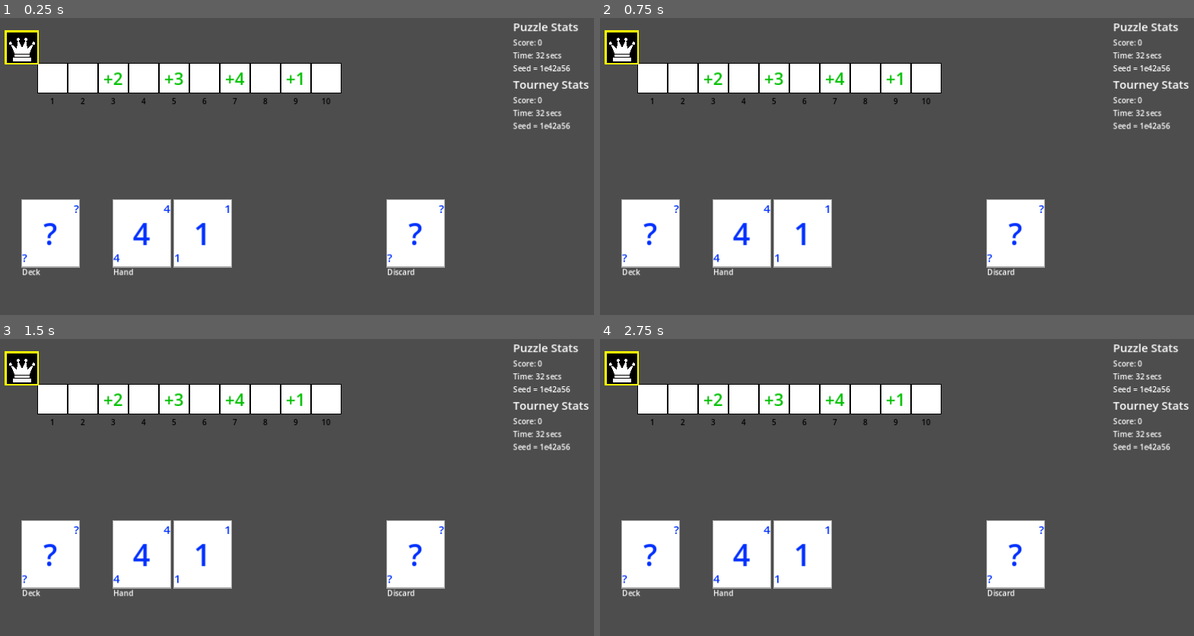
Above: before the commit, frames 1-4 (two rows, left to right).
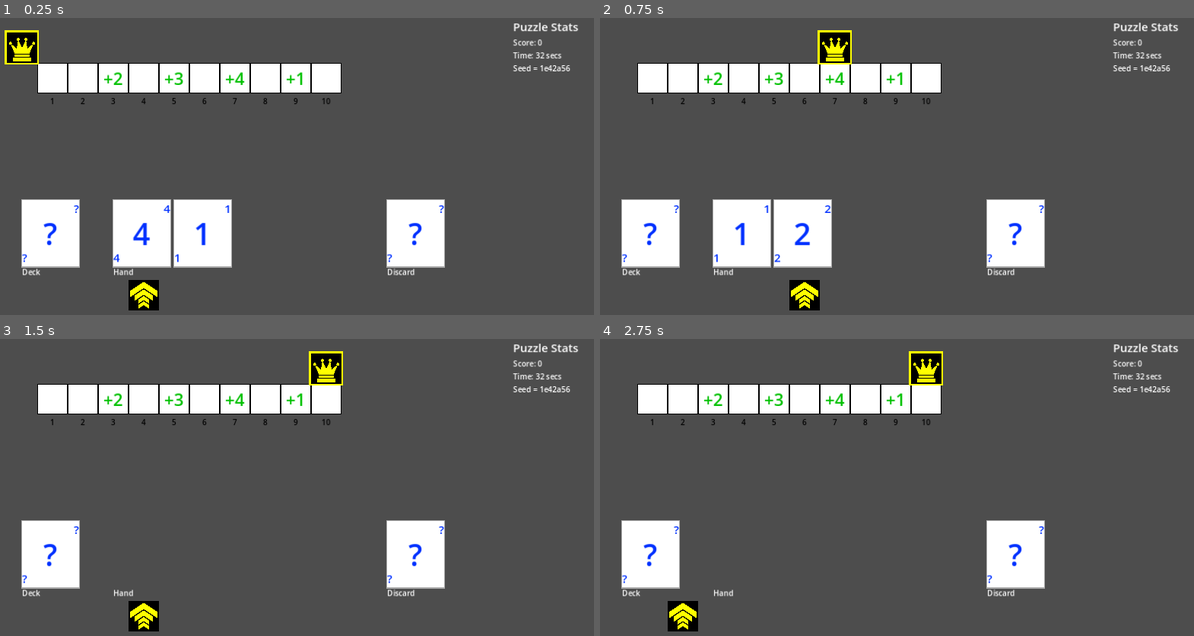
Above: after the commit, the same moments.

Repository: nathanleiby/trijam-250
Game: Godot game, scene res://gameplay/gameplay.tscn
Two runs of this game, one before a commit and one after it. Both use one fixed random seed, a clock stepped at 60 frames per second and the inputs below.
Inputs:
- Up to frame 1 (0.25 s): no input
- Up to frame 2 (0.75 s): tap Enter at 0.5 s; hold Right (move_right, bound only after the commit) from 0.53 s (still down); tap Space (accept, bound only after the commit) at 0.6 s
- Up to frame 3 (1.5 s): tap Space (accept, bound only after the commit) at 1.25, 1.35 s; release Right (move_right, bound only after the commit) at 1.28 s; hold Left (move_left, bound only after the commit) from 1.28 s (still down)
- Up to frame 4 (2.75 s): tap Space (accept, bound only after the commit) at 2, 2.1 s; release Left (move_left, bound only after the commit) at 2.03 s; hold Right (move_right, bound only after the commit) from 2.03 s (still down)

The runs differ from the first frame. In frame 1, 1.2% of the frame differs, in the area x 1-100%, y 6-99%; in frame 2, 2.7%; in frame 3, 6.9%, in the area x 0-100%, y 4-99%; in frame 4, 6.9%.

Commit message:
puzzle almost there

Diff:
--- a/gameplay/card.gd
+++ b/gameplay/card.gd
@@ -2,7 +2,9 @@
 
 extends Node2D
 
-var card_value = 0:
+signal card_clicked(value: int)
+
+var card_value: int = 0:
 	set(v):
 		card_value = v
 		$Control/BigLabel.text = str(v)
--- a/gameplay/gameplay.gd
+++ b/gameplay/gameplay.gd
@@ -4,14 +4,42 @@
 @export var tileScene: PackedScene
 @export var cardScene: PackedScene
 
-# reusable references
+# reusable node references
 @onready var tiles: Node2D = $Board/Tiles
 @onready var playerMatDeck: Node2D = $PlayerMat/Deck
 @onready var playerMatHand: Node2D = $PlayerMat/Hand
+@onready var playerMatHandCards: Node2D = $PlayerMat/Hand/Cards
 @onready var playerMatDiscard: Node2D = $PlayerMat/Discard
+@onready var playerMatHandSelectIndicator: Sprite2D = $PlayerMat/Hand/SelectIndicator
+
+# configuration
+const TILE_SIZE = 64
+const HAND_SIZE = 2
+const DECK_SIZE = 4
+
+# game state
+var board: Array = []
+var deck: Array = []
+var hand: Array = []
+
+func get_hand_size() -> int:
+	return playerMatHandCards.get_child_count()
+
+var select_indicator_idx = 0:
+	set(v):
+		select_indicator_idx = v
+		playerMatHandSelectIndicator.position.x = v * 128 + 64
 
 func _process(_delta: float) -> void:
-	return
+	if Input.is_action_just_pressed("move_left"):
+		select_indicator_idx = clamp(select_indicator_idx - 1, 0, get_hand_size() - 1)
+	if Input.is_action_just_pressed("move_right"):
+		select_indicator_idx = clamp(select_indicator_idx + 1, 0, get_hand_size() - 1)
+	if Input.is_action_just_pressed("accept"):
+		var card_value = discard_card(select_indicator_idx)
+		player_position += card_value
+		draw_card()
+
 
 func _input(event: InputEvent) -> void:
 	if event.is_action_released("pause"):
@@ -21,12 +49,10 @@
 	$Paused.pause()
 	get_tree().paused = true
 
-const TILE_SIZE = 64
-const HAND_SIZE = 2
 
 func _ready():
-	# generate board
-	var board = generate_board()
+	# generate _board
+	board = generate_board()
 	for i in range(board.size()):
 		var tile = tileScene.instantiate()
 		tile.position = Vector2(i * TILE_SIZE, 0)
@@ -35,14 +61,9 @@
 		tile.idx_value = i + 1
 
 	# generate player setup (deck, hand, ..)
-	var player_deck = generate_deck()
+	generate_deck()
 	for i in range(HAND_SIZE):
-		var next_card_value = player_deck.pop_back()
-		var card: Card = cardScene.instantiate()
-		# TODO: consider creating a PlayerMat or PlayerHand abstraction
-		card.card_value = next_card_value
-		card.position = Vector2(i * 128, 0)
-		playerMatHand.add_child(card)
+		draw_card()
 
 	# add cards to deck
 	# add cards to discard, later (maybe show a dotted line to start)
@@ -50,38 +71,69 @@
 	player_position = -1
 
 
-const DECK_SIZE = 4
+func generate_deck():
+	# shuffle items from 1 to DECK_SIZE
+	deck = range(1, DECK_SIZE + 1)
+	deck.shuffle()
+
+# TODO: consider creating a PlayerMat or PlayerHand abstraction
+func draw_card():
+	# game state
+	var next_card_value = deck.pop_back()
+	if next_card_value == null:
+		return
+
+	var card: Card = cardScene.instantiate()
+	card.card_value = next_card_value
+	playerMatHandCards.add_child(card)
+
+	# relayout all cards in hand
+	var i = 0
+	for c in playerMatHandCards.get_children():
+		c.position = Vector2(i * 128, 0)
+		i += 1
+
+# returns the card_value of the discarded card
+func discard_card(idx: int) -> int:
+	# game state
+	# var cardNodes: Array[Node] = playerMatHandCards.get_children()
+	var cardsChildren = playerMatHandCards.get_children()
+	if cardsChildren.size() == 0:
+		return 0
+
+	var card = cardsChildren[idx]
+	var value = card.card_value
+	playerMatHandCards.remove_child(card)
+	card.queue_free()
+
+
+	# keep count of discarded cards
+	# playerMatDiscard.add_child(card)
+
+	return value
 
 func generate_board():
 	var total_steps: int = 0
 	for i in range(1, DECK_SIZE + 1):
 		total_steps += i
 
-	var board = Array()
-	board.resize(total_steps)
-	board.fill(0)
+	var _board = Array()
+	_board.resize(total_steps)
+	_board.fill(0)
 
 	for i in range(1, DECK_SIZE + 1):
-		# assign the "bonus tiles" to random position in board, but
+		# assign the "bonus tiles" to random position in _board, but
 		# - avoid collisions
 		# - avoid placement last position
 		var pos = randi() % total_steps
-		while board[pos] != 0 or (pos == total_steps - 1):
+		while _board[pos] != 0 or (pos == total_steps - 1):
 			pos = randi() % total_steps
-		board[pos] = i
+		_board[pos] = i
 
-	return board
+	return _board
 
-func generate_deck() -> Array:
-	# shuffle items from 1 to DECK_SIZE
-	var player_deck: Array = range(1, DECK_SIZE + 1)
-	player_deck.shuffle()
-	return player_deck
 
 var player_position = 0:
 	set(value):
 		player_position = value
 		$Board/PlayerToken.position.x = value * TILE_SIZE
-
-func move_player(steps: int) -> void:
-	player_position += steps
--- a/gameplay/gameplay.tscn
+++ b/gameplay/gameplay.tscn
@@ -6,6 +6,7 @@
 [ext_resource type="PackedScene" uid="uid://blv51dfbusyxh" path="res://gameplay/tile.tscn" id="4_8xlo2"]
 [ext_resource type="PackedScene" uid="uid://g2klakbee1i7" path="res://gameplay/card.tscn" id="5_plqfv"]
 [ext_resource type="Texture2D" uid="uid://ceps640a3oola" path="res://assets/chess-queen.png" id="6_pxabc"]
+[ext_resource type="Texture2D" uid="uid://b7uljq6xeuj1d" path="res://assets/upgrade.png" id="7_rsfdq"]
 
 [sub_resource type="LabelSettings" id="LabelSettings_kf4u1"]
 font_size = 24
@@ -53,6 +54,7 @@
 color = Color(1, 1, 0, 1)
 
 [node name="Sprite" type="Sprite2D" parent="Board/PlayerToken"]
+modulate = Color(1, 1, 0, 1)
 scale = Vector2(0.125, 0.125)
 texture = ExtResource("6_pxabc")
 
@@ -74,24 +76,17 @@
 
 [node name="Cards" type="Node2D" parent="PlayerMat/Hand"]
 
-[node name="Card" parent="PlayerMat/Hand/Cards" instance=ExtResource("5_plqfv")]
-
-[node name="Card2" parent="PlayerMat/Hand/Cards" instance=ExtResource("5_plqfv")]
-position = Vector2(128, 0)
-
-[node name="Card3" parent="PlayerMat/Hand/Cards" instance=ExtResource("5_plqfv")]
-visible = false
-position = Vector2(256, 0)
-
-[node name="Card4" parent="PlayerMat/Hand/Cards" instance=ExtResource("5_plqfv")]
-visible = false
-position = Vector2(384, 0)
-
 [node name="Label2" type="Label" parent="PlayerMat/Hand"]
 offset_top = 140.0
 offset_right = 42.0
 offset_bottom = 166.0
 text = "Hand"
+
+[node name="SelectIndicator" type="Sprite2D" parent="PlayerMat/Hand"]
+modulate = Color(1, 1, 0, 1)
+position = Vector2(64, 200)
+scale = Vector2(0.125, 0.125)
+texture = ExtResource("7_rsfdq")
 
 [node name="Discard" type="Node2D" parent="PlayerMat"]
 position = Vector2(768, 2.08165e-12)
@@ -140,6 +135,7 @@
 text = "Seed = 1e42a56"
 
 [node name="VBoxContainer2" type="VBoxContainer" parent="GUI/Drawer"]
+visible = false
 layout_mode = 2
 
 [node name="PuzzleTitleLabel" type="Label" parent="GUI/Drawer/VBoxContainer2"]
--- a/project.godot
+++ b/project.godot
@@ -83,6 +83,24 @@
 "events": [Object(InputEventKey,"resource_local_to_scene":false,"resource_name":"","device":-1,"window_id":0,"alt_pressed":false,"shift_pressed":false,"ctrl_pressed":false,"meta_pressed":false,"pressed":false,"keycode":0,"physical_keycode":48,"key_label":0,"unicode":48,"echo":false,"script":null)
 ]
 }
+move_left={
+"deadzone": 0.5,
+"events": [Object(InputEventKey,"resource_local_to_scene":false,"resource_name":"","device":-1,"window_id":0,"alt_pressed":false,"shift_pressed":false,"ctrl_pressed":false,"meta_pressed":false,"pressed":false,"keycode":0,"physical_keycode":4194319,"key_label":0,"unicode":0,"echo":false,"script":null)
+, Object(InputEventKey,"resource_local_to_scene":false,"resource_name":"","device":-1,"window_id":0,"alt_pressed":false,"shift_pressed":false,"ctrl_pressed":false,"meta_pressed":false,"pressed":false,"keycode":0,"physical_keycode":65,"key_label":0,"unicode":97,"echo":false,"script":null)
+]
+}
+move_right={
+"deadzone": 0.5,
+"events": [Object(InputEventKey,"resource_local_to_scene":false,"resource_name":"","device":-1,"window_id":0,"alt_pressed":false,"shift_pressed":false,"ctrl_pressed":false,"meta_pressed":false,"pressed":false,"keycode":0,"physical_keycode":4194321,"key_label":0,"unicode":0,"echo":false,"script":null)
+, Object(InputEventKey,"resource_local_to_scene":false,"resource_name":"","device":-1,"window_id":0,"alt_pressed":false,"shift_pressed":false,"ctrl_pressed":false,"meta_pressed":false,"pressed":false,"keycode":0,"physical_keycode":68,"key_label":0,"unicode":100,"echo":false,"script":null)
+]
+}
+accept={
+"deadzone": 0.5,
+"events": [Object(InputEventKey,"resource_local_to_scene":false,"resource_name":"","device":-1,"window_id":0,"alt_pressed":false,"shift_pressed":false,"ctrl_pressed":false,"meta_pressed":false,"pressed":false,"keycode":0,"physical_keycode":32,"key_label":0,"unicode":32,"echo":false,"script":null)
+, Object(InputEventKey,"resource_local_to_scene":false,"resource_name":"","device":-1,"window_id":0,"alt_pressed":false,"shift_pressed":false,"ctrl_pressed":false,"meta_pressed":false,"pressed":false,"keycode":0,"physical_keycode":4194309,"key_label":0,"unicode":0,"echo":false,"script":null)
+]
+}
 
 [rendering]
 
Binary file added: assets/upgrade.png
Not shown, added: assets/upgrade.png.import
Not shown: 1 places in gameplay/gameplay.tscn that only renumber resources
Not shown, added: DEVLOG.md
